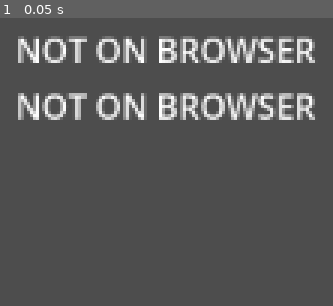
Above: before the commit, frame 1.
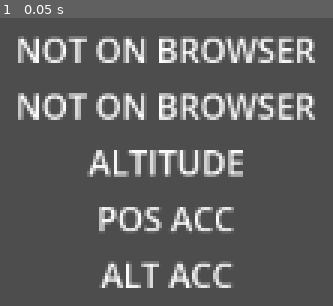
Above: after the commit, the same moment.

Repository: thmsdmp-lgtm/TIPNav-Prototype
Game: Godot game, scene res://scenes/main.tscn
Same seed, same stepped clock (60 frames per second), same inputs: the game is played once before the commit and once after it.
Inputs:
- Up to frame 1 (0.05 s): no input

The runs differ from the first frame. In frame 1, 5.9% of the frame differs, in the area x 26-73%, y 45-94%.

Commit message:
fetched altitude and altitude accuracy

Diff:
--- a/scenes/main.tscn
+++ b/scenes/main.tscn
@@ -31,3 +31,18 @@
 layout_mode = 2
 text = "LATITUDE"
 horizontal_alignment = 1
+
+[node name="Alt" type="Label" parent="userInterface/CanvasLayer/Container" unique_id=2125977871]
+layout_mode = 2
+text = "ALTITUDE"
+horizontal_alignment = 1
+
+[node name="PosAcc" type="Label" parent="userInterface/CanvasLayer/Container" unique_id=1275106513]
+layout_mode = 2
+text = "POS ACC"
+horizontal_alignment = 1
+
+[node name="AltAcc" type="Label" parent="userInterface/CanvasLayer/Container" unique_id=329105579]
+layout_mode = 2
+text = "ALT ACC"
+horizontal_alignment = 1
--- a/scripts/gps_manager.gd
+++ b/scripts/gps_manager.gd
@@ -6,6 +6,10 @@
 
 @onready var latLabel = $"../userInterface/CanvasLayer/Container/Lat"
 @onready var longLabel = $"../userInterface/CanvasLayer/Container/Long"
+@onready var altLabel = $"../userInterface/CanvasLayer/Container/Alt"
+
+@onready var posAccLabel = $"../userInterface/CanvasLayer/Container/PosAcc"
+@onready var altAccLabel = $"../userInterface/CanvasLayer/Container/AltAcc"
 
 # We will use a dedicated timer instead of _process
 var update_timer: Timer
@@ -57,13 +61,18 @@
 
 	var latitude = coords.latitude
 	var longitude = coords.longitude
-	var accuracy = coords.accuracy
+	var posAccuracy = coords.accuracy
 
-	latLabel.text = str(latitude)
-	longLabel.text = str(longitude)
-	print("SUCCESS! Lat: ", latitude, " | Long: ", longitude, " | Accuracy: ", accuracy)
+	var altitude = coords.altitude
+	var altAccuracy = coords.altitudeAccuracy
+
+	latLabel.text = str("LATIUDE: ",latitude)
+	longLabel.text = str("LONGITUDE: ",longitude)
+	altLabel.text = str("ALTITUDE: ",altitude)
+
+	posAccLabel.text = str("POSITION ACCURACY: ",posAccuracy)
+	altAccLabel.text = str("ALTITUDE ACCURACY: ",altAccuracy)
 
 func _on_gps_error(args: Array) -> void:
 	var error = args[0]
-	latLabel.text = "GPS ERROR: " + str(error.code)
 	print("GPS Error code: ", error.code, " | Message: ", error.message)
Not shown, changed: index.html
Not shown, changed: index.pck
